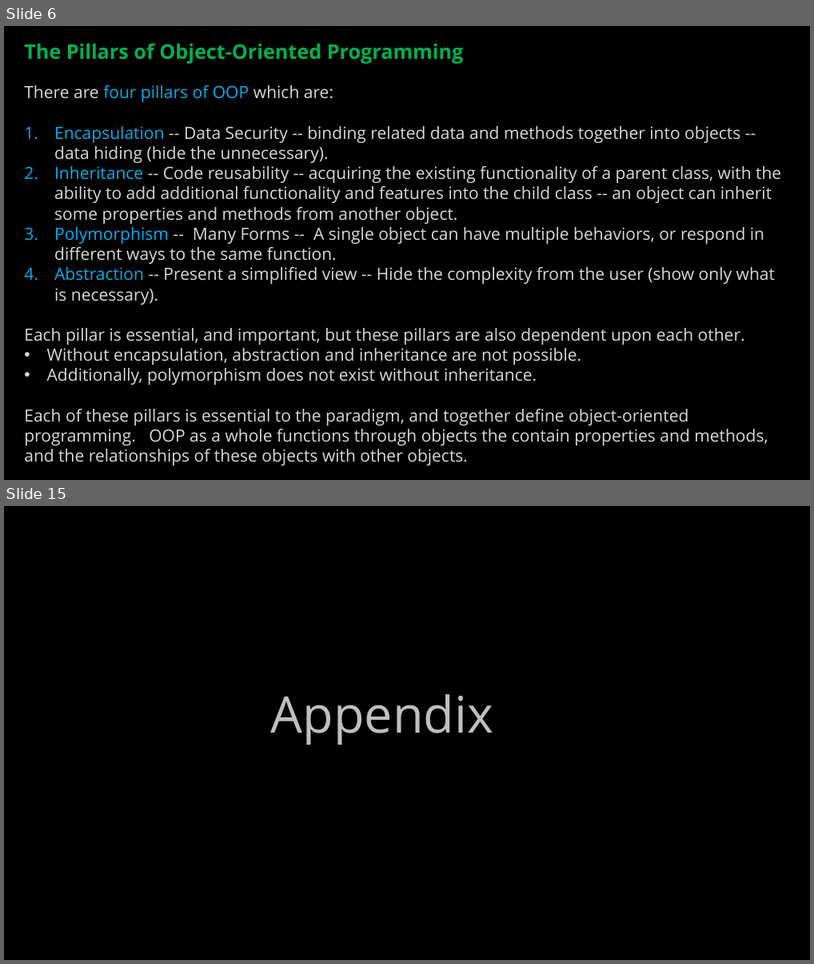
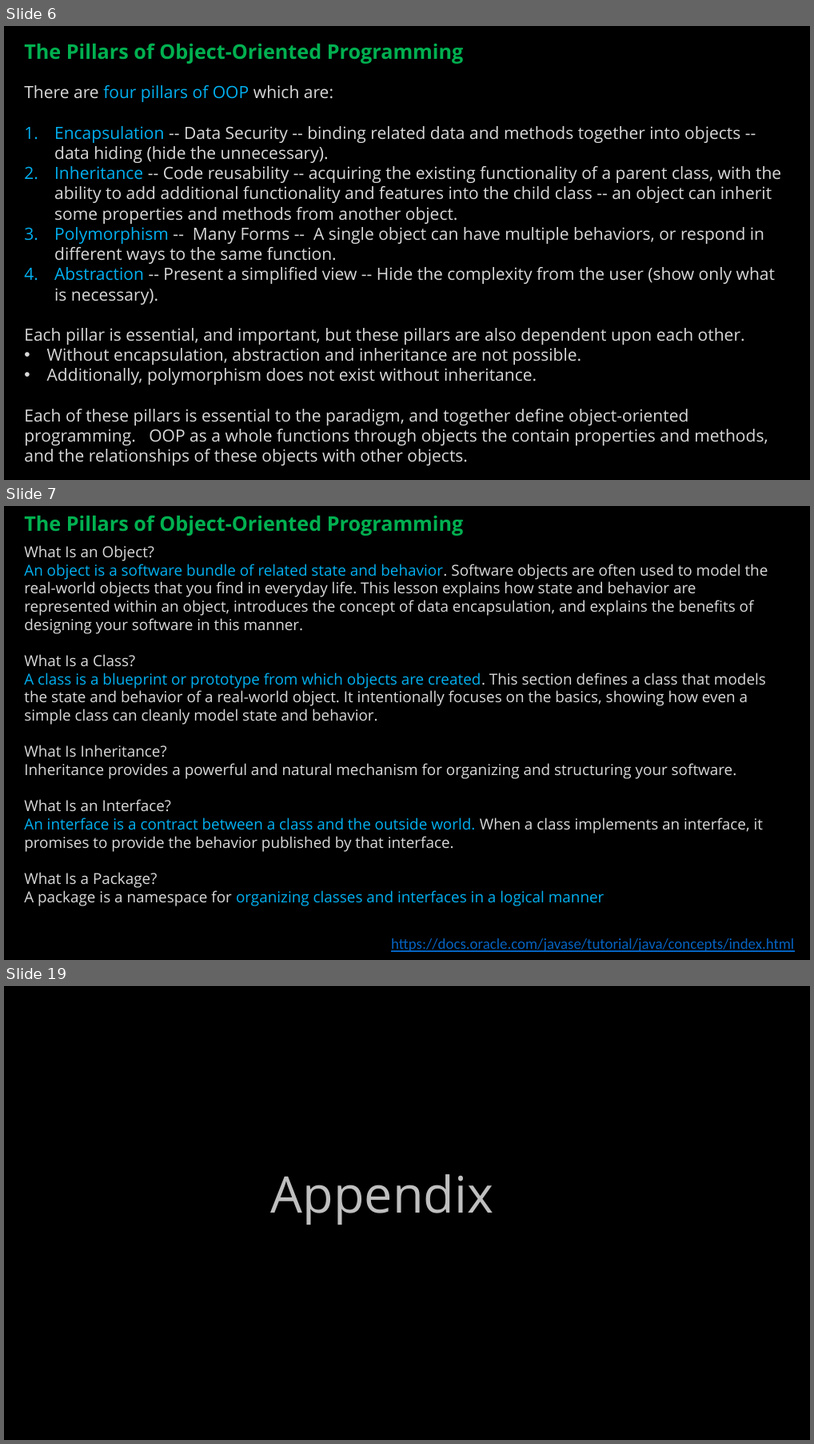
Before and after one commit to ckiefriter1/PT-BESD, a slide deck: Week5/BESD Week 5.pptx. Shown one above the other, each under a label of ours: slides 6 and 15 before the commit, slides 6, 7 and 19 after it; the slides between them are not shown. The pictures are 814x964 and 814x1444 pixels, drawn with LibreOffice and Linux fonts; fonts in the diff are those of the drawing. Boxes give left, top, right and bottom in pixels: in the first picture for what was removed or moved away, otherwise in the second. Text is boxed around its words. In the diff, an @@ line names an element or a change of style, - is before the commit and + after.

```diff
--- a/Week5/BESD Week 5.pptx
+++ b/Week5/BESD Week 5.pptx
@@ slide 7 added at [4, 506, 810, 960], background #000000 @@
@@ text added at [24, 515, 464, 536], 24 pt, text #00B050, bold @@
+The Pillars of Object-Oriented Programming
@@ text added at [24, 545, 769, 906], 18 pt, text #D9D9D9 @@
+What Is an Object?
+An object is a software bundle of related state and behavior. Software objects are often used to model the real-world objects that you find in everyday life. This lesson explains how state and behavior are represented within an object, introduces the concept of data encapsulation, and explains the benefits of designing your software in this manner.
+What Is a Class?
+A class is a blueprint or prototype from which objects are created. This section defines a class that models the state and behavior of a real-world object. It intentionally focuses on the basics, showing how even a simple class can cleanly model state and behavior.
+What Is Inheritance?
+Inheritance provides a powerful and natural mechanism for organizing and structuring your software.
+What Is an Interface?
+An interface is a contract between a class and the outside world. When a class implements an interface, it promises to provide the behavior published by that interface.
+What Is a Package?
+A package is a namespace for organizing classes and interfaces in a logical manner
@@ text added at [391, 938, 794, 952], 18 pt, text #0563C1, underline @@
+https://docs.oracle.com/javase/tutorial/java/concepts/index.html
@@ what was slide 15 is now slide 19 @@
```
Also in this commit, not shown: 1 slide changed, 10 other slides added, 7 slides removed.
